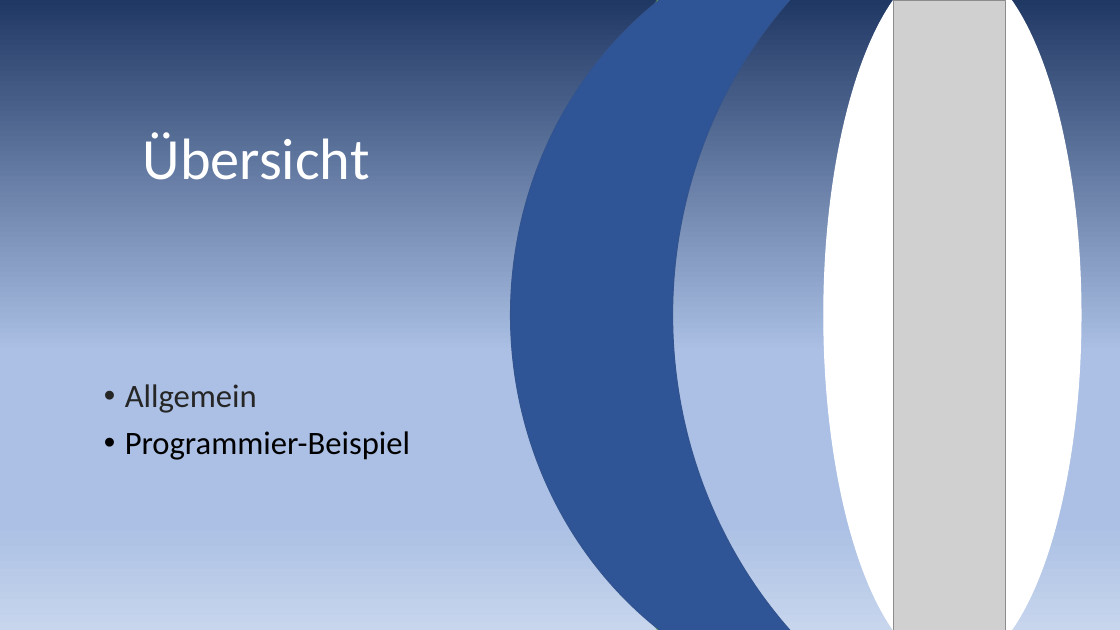
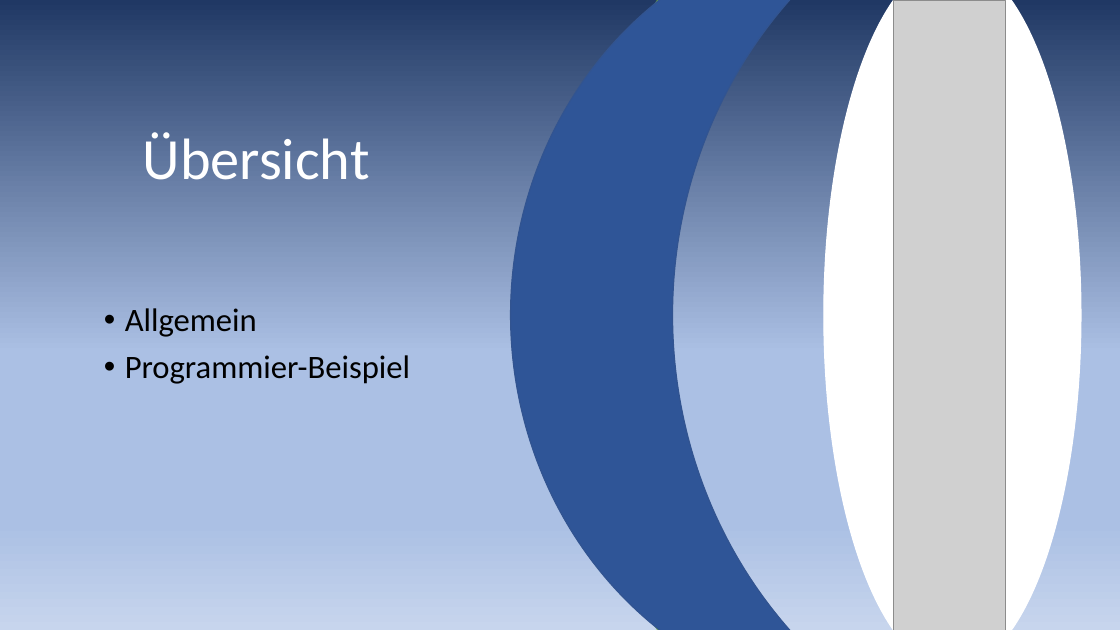
Before and after one commit to Jonas-Pamminger/Schoenbass-Pamminger-LinkedList-2022, a slide deck: slide 2 of Präsentation.pptx. Drawn at 1120x630 pixels with LibreOffice and Linux fonts; fonts in the diff are those of the drawing; grey boxes stand for pictures. Boxes give left, top, right and bottom in pixels: in the first picture for what was removed or moved away, otherwise in the second. Text is boxed around its words. In the diff, an @@ line names an element or a change of style, - is before the commit and + after.

Commit message:
FIN 2.0

```diff
--- a/Präsentation.pptx
+++ b/Präsentation.pptx
@@ text "Allgemein": place and size @@
-text "Allgemein" at [125,384,410,460]
+text "Allgemein" at [125,308,410,384]
@@ text at [125,308,257,337]: text colour #262626 to #000000 in "Allgemein" @@
```
